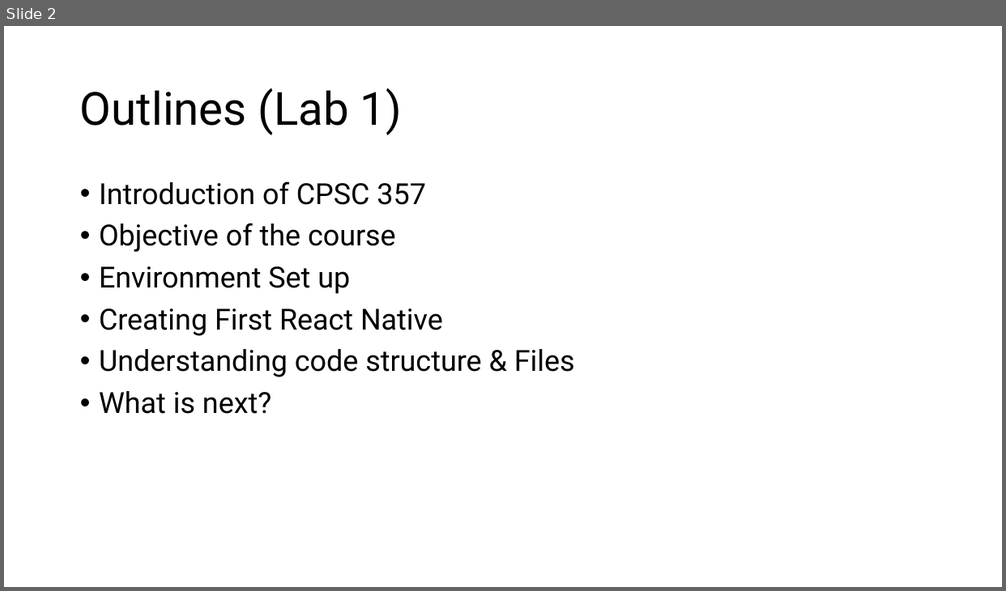
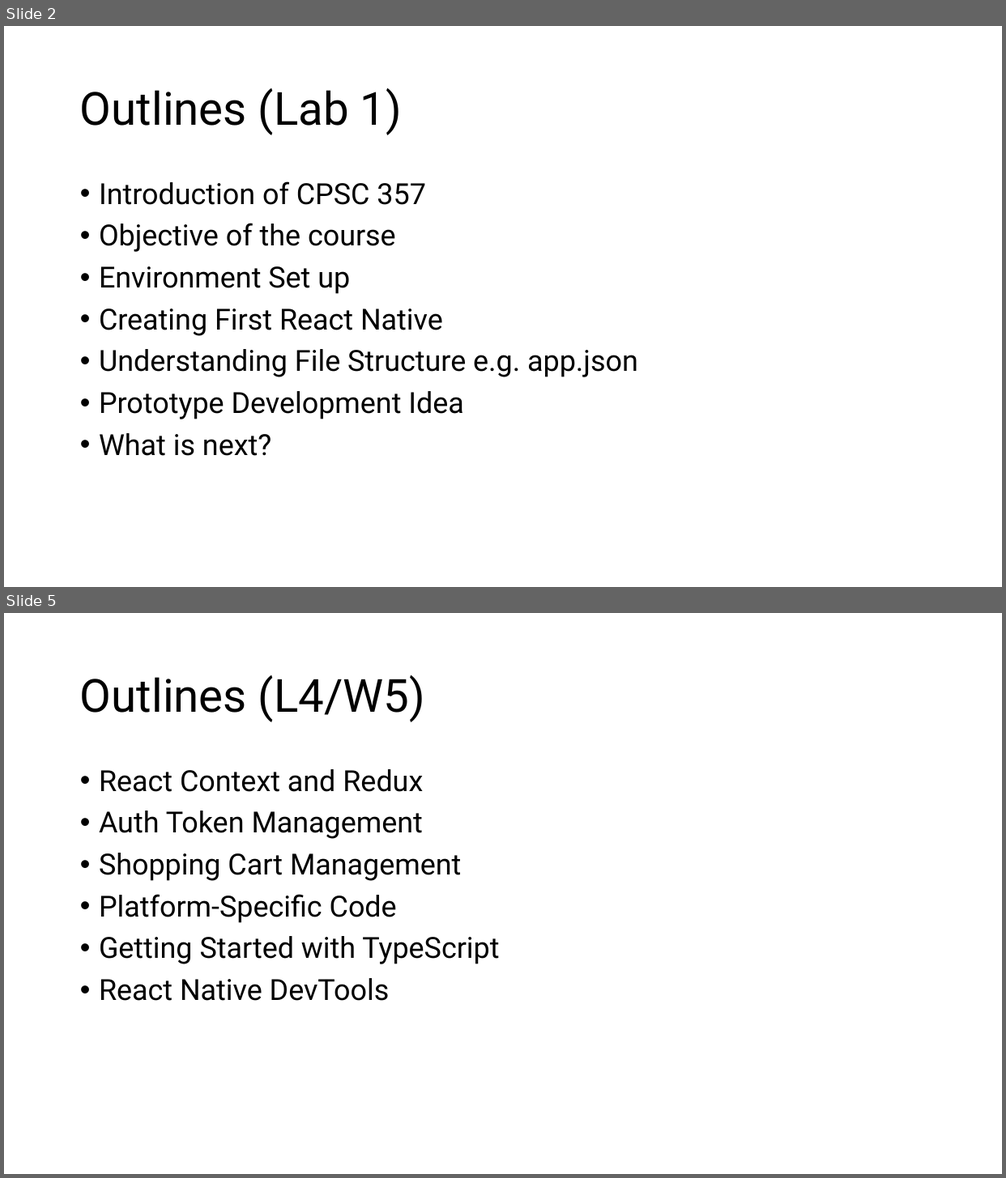
Before and after one commit to neonbranch/CPSC-357-Lab, a slide deck: common/CPSC357_Lectures.pptx. Shown one above the other, each under a label of ours: slide 2 before the commit, slides 2 and 5 after it; the slides between them are not shown. The pictures are 1006x591 and 1006x1178 pixels, drawn with LibreOffice and Linux fonts; fonts in the diff are those of the drawing. Boxes give left, top, right and bottom in pixels: in the first picture for what was removed or moved away, otherwise in the second. Text is boxed around its words. In the diff, an @@ line names an element or a change of style, - is before the commit and + after.

```diff
--- a/common/CPSC357_Lectures.pptx
+++ b/common/CPSC357_Lectures.pptx
@@ slide 5 added at (4,613,1002,1174), background #FFFFFF @@
@@ title added at (80,675,425,722), 44 pt, text #000000 @@
+Outlines (L4/W5)
@@ text added at (99,769,499,1001), 28 pt, text #000000 @@
+• React Context and Redux
+• Auth Token Management
+• Shopping Cart Management
+• Platform-Specific Code
+• Getting Started with TypeScript
+• React Native DevTools
@@ slide 2 changed as well @@
@@ text at (99,349,638,420): text changed @@
-• Understanding code structure & Files
+• Understanding File Structure e.g. app.json
+• Prototype Development Idea
```
Also in this commit, not shown: 3 other slides changed, 1 other slide added, 1 slide removed, 20 other files.
